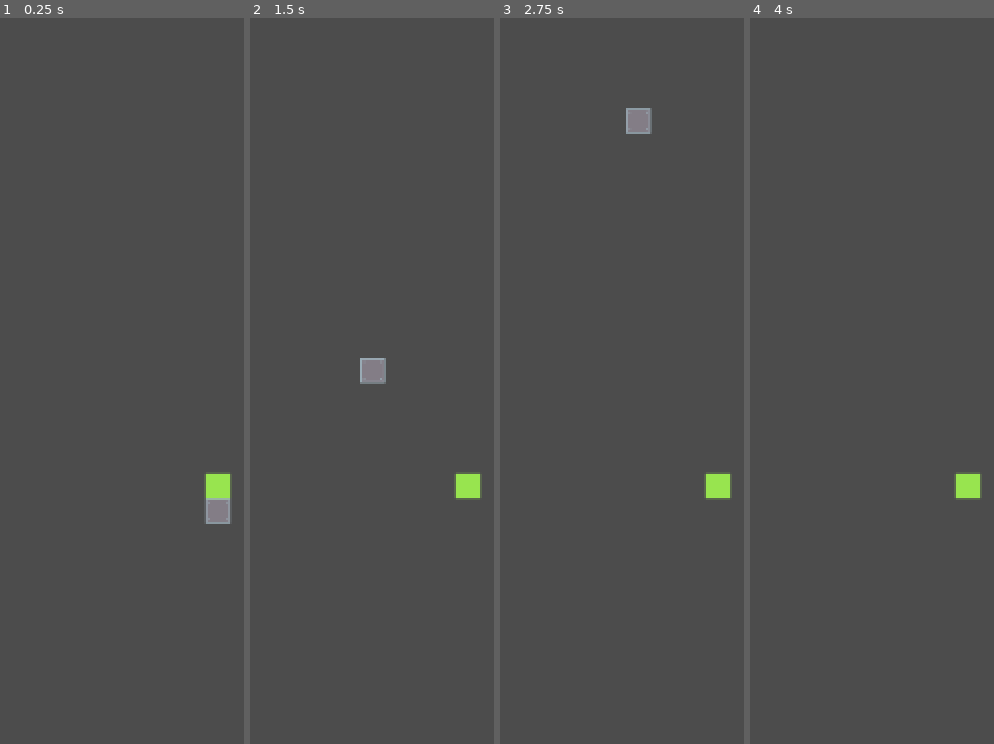
Above: before the commit, frames 1-4 (left to right).
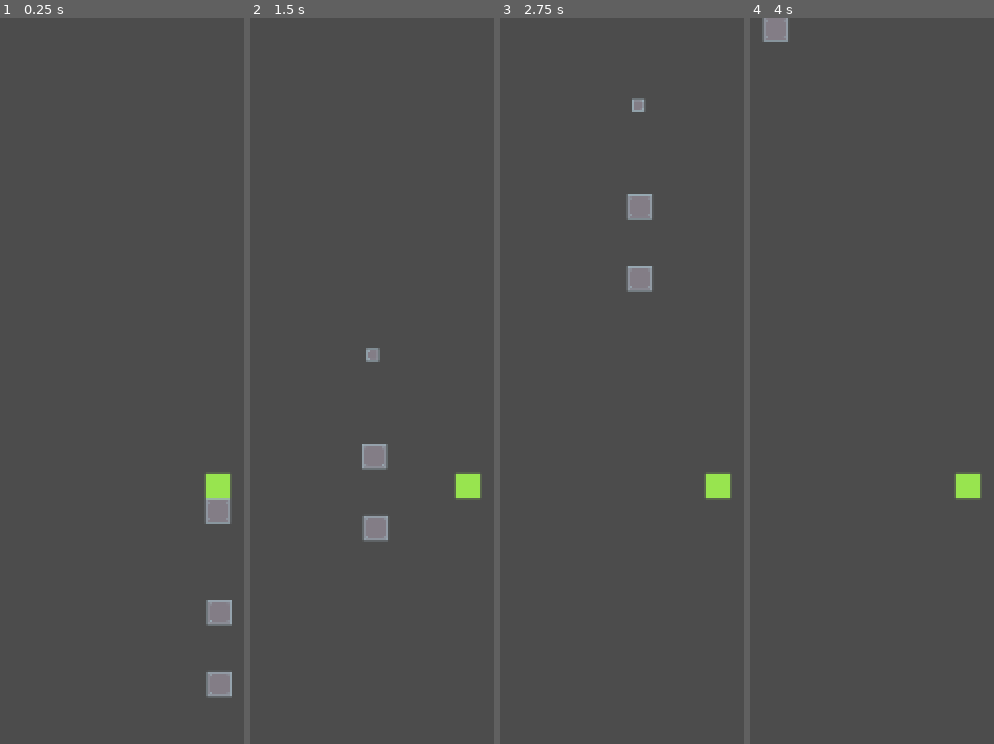
Above: after the commit, the same moments.

Repository: ItsSeaJay/gawc-decay
Game: Godot game, scene res://Game.tscn
Same seed, same stepped clock (60 frames per second), same inputs: the game is played once before the commit and once after it.
Inputs:
- Up to frame 1 (0.25 s): no input
- Up to frame 2 (1.5 s): tap Enter at 0.5 s; hold D (move_right) from 0.53 s (still down)
- Up to frame 3 (2.75 s): release D (move_right) at 2.03 s; hold A (move_left) from 2.03 s (still down)
- Up to frame 4 (4 s): release A (move_left) at 2.78 s; hold D (move_right) from 2.78 s (still down)

The runs differ from the first frame. In frame 1, 0.8% of the frame differs, in the area x 84-96%, y 80-94%; in frame 2, 1.2%, in the area x 45-57%, y 45-73%; in frame 3, 1.2%; in frame 4, 0.3%.

Commit message:
Add decaying to Iron blocks

Diff:
--- a/Game.tscn
+++ b/Game.tscn
@@ -7,5 +7,11 @@
 
 [node name="IronBlock" parent="." instance=ExtResource( 1 )]
 
+[node name="IronBlock2" parent="." instance=ExtResource( 1 )]
+position = Vector2( 1.10956, 64.6318 )
+
+[node name="IronBlock3" parent="." instance=ExtResource( 1 )]
+position = Vector2( 1.38695, 111.233 )
+
 [node name="Player" parent="." instance=ExtResource( 2 )]
 position = Vector2( 0, -41.8115 )
--- /dev/null
+++ b/environment/blocks/iron/IronBlock.gd
@@ -0,0 +1,29 @@
+extends StaticBody2D
+
+const Player = preload("res://player/Player.gd")
+
+export var decay_speed = 1
+var decay = false
+
+onready var area2d = $Area2D
+
+func _ready():
+	area2d.connect("body_entered", self, "_on_StaticBody2D_entered")
+	area2d.connect("body_exited", self, "_on_StaticBody2D_exited")
+
+func _process(delta):
+	if decay:
+		scale -= Vector2(decay_speed, decay_speed) * delta
+
+	if scale.x <= 0:
+		queue_free()
+
+func _on_StaticBody2D_entered(body):
+	if body is Player:
+		var player = body as Player
+		decay = true
+
+func _on_StaticBody2D_exited(body):
+	if body is Player:
+		var player = body as Player
+		decay = false
--- a/environment/blocks/iron/IronBlock.tscn
+++ b/environment/blocks/iron/IronBlock.tscn
@@ -1,14 +1,24 @@
-[gd_scene load_steps=3 format=2]
+[gd_scene load_steps=5 format=2]
 
 [ext_resource path="res://environment/blocks/iron/IronBlock.png" type="Texture" id=1]
+[ext_resource path="res://environment/blocks/iron/IronBlock.gd" type="Script" id=2]
 
 [sub_resource type="RectangleShape2D" id=1]
 extents = Vector2( 8, 8 )
 
+[sub_resource type="RectangleShape2D" id=2]
+extents = Vector2( 9, 9 )
+
 [node name="IronBlock" type="StaticBody2D"]
+script = ExtResource( 2 )
 
 [node name="Sprite" type="Sprite" parent="."]
 texture = ExtResource( 1 )
 
 [node name="CollisionShape2D" type="CollisionShape2D" parent="."]
 shape = SubResource( 1 )
+
+[node name="Area2D" type="Area2D" parent="."]
+
+[node name="CollisionShape2D" type="CollisionShape2D" parent="Area2D"]
+shape = SubResource( 2 )
--- a/player/Player.gd
+++ b/player/Player.gd
@@ -1,3 +1,4 @@
+class_name Player
 extends KinematicBody2D
 
 signal player_died
--- a/project.godot
+++ b/project.godot
@@ -8,9 +8,14 @@
 
 config_version=4
 
-_global_script_classes=[  ]
+_global_script_classes=[ {
+"base": "KinematicBody2D",
+"class": "Player",
+"language": "GDScript",
+"path": "res://player/Player.gd"
+} ]
 _global_script_class_icons={
-
+"Player": ""
 }
 
 [application]
